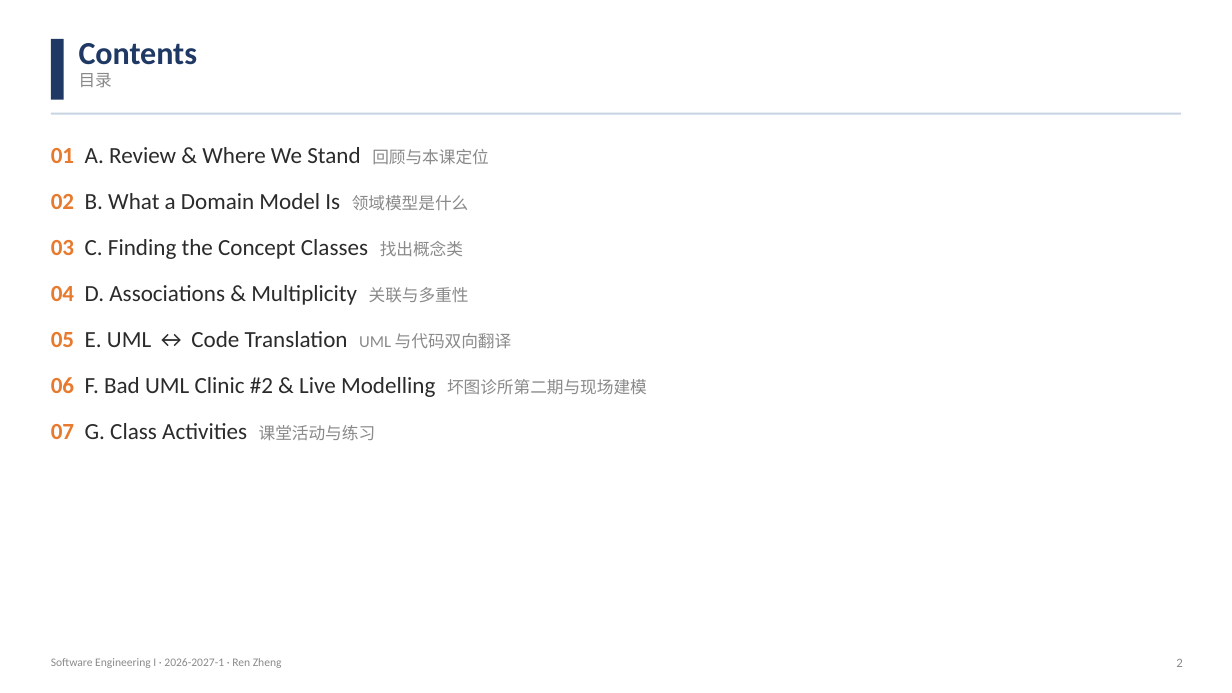
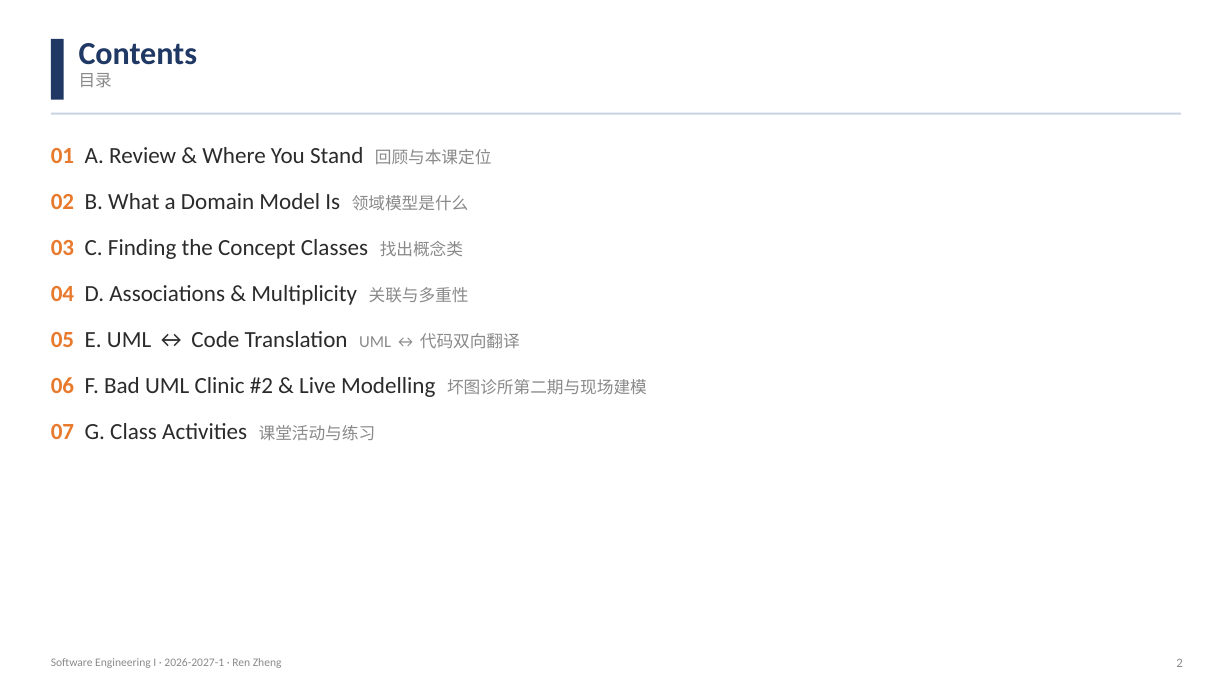
Before and after one commit to klausren/software-engineering-course, a slide deck: slide 2 of 01-slides/W09-Requirements-Modeling-Domain-Model.pptx. Drawn at 1232x693 pixels with LibreOffice and Linux fonts; fonts in the diff are those of the drawing. Boxes give left, top, right and bottom in pixels: in the first picture for what was removed or moved away, otherwise in the second. Text is boxed around its words. In the diff, an @@ line names an element or a change of style, - is before the commit and + after.

```diff
--- a/01-slides/W09-Requirements-Modeling-Domain-Model.pptx
+++ b/01-slides/W09-Requirements-Modeling-Domain-Model.pptx
@@ text at [51, 147, 492, 164]: text changed @@
-01 A. Review & Where We Stand 回顾与本课定位
+01 A. Review & Where You Stand 回顾与本课定位
@@ text at [51, 331, 520, 348]: text changed @@
-05 E. UML ↔ Code Translation UML 与代码双向翻译
+05 E. UML ↔ Code Translation UML ↔ 代码双向翻译
```
Also in this commit, not shown: 25 other slides changed, 6 slides added, 10 slides removed.
